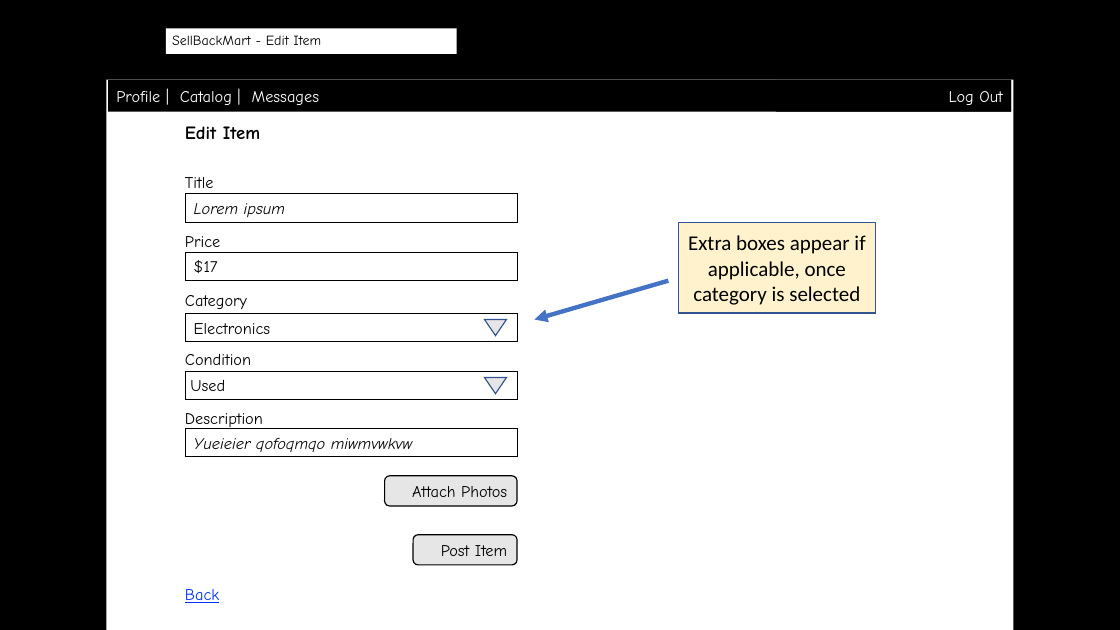
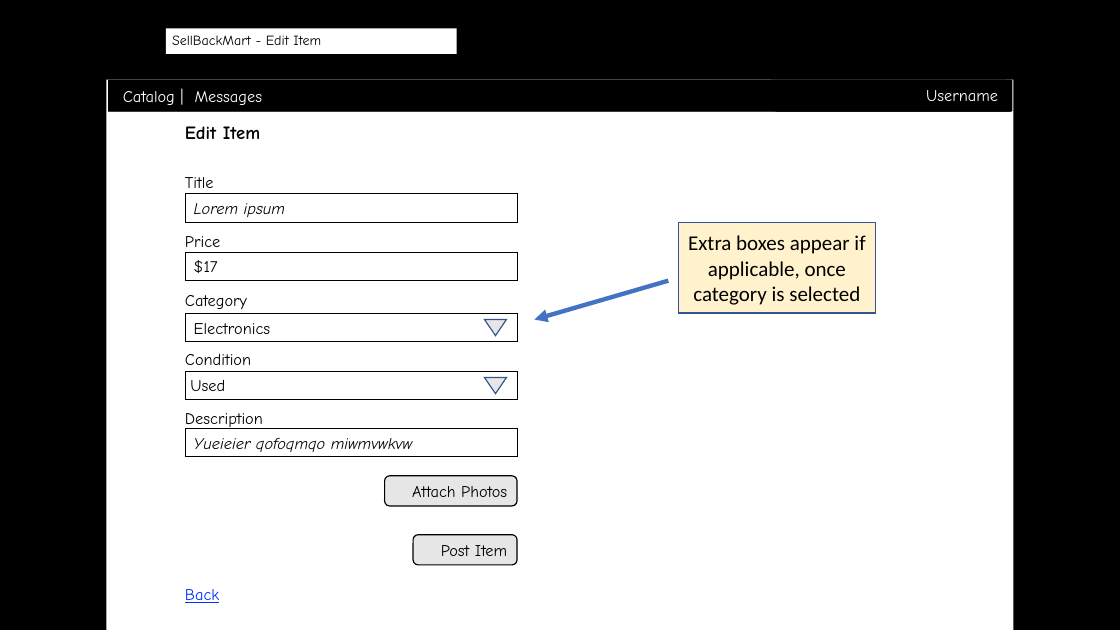
Before and after one commit to byllynho/SellBackMart, a slide deck: slide 10 of docs/wireframes/wireframes.pptx (slide 9 before the commit). Drawn at 1120x630 pixels with LibreOffice and Linux fonts; fonts in the diff are those of the drawing; background and template pictures are left out. Boxes give left, top, right and bottom in pixels: in the first picture for what was removed or moved away, otherwise in the second. Text is boxed around its words. In the diff, an @@ line names an element or a change of style, - is before the commit and + after.

```diff
--- a/docs/wireframes/wireframes.pptx
+++ b/docs/wireframes/wireframes.pptx
@@ rectangle added at box(109, 80, 1012, 112), fill #000000, 14 pt, text #FFFFFF @@
+Catalog | Messages
@@ rectangle added at box(771, 80, 1007, 112), fill #000000, 14 pt, text #FFFFFF @@
+Username
```
Also in this commit, not shown: 10 other slides changed, 1 slide added, 1 other file.
